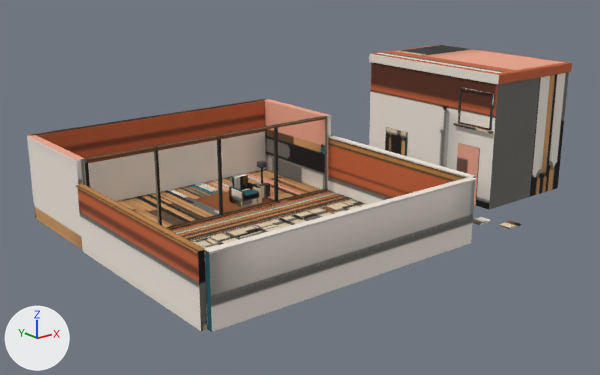
The glTF model public/models/valora-house.glb, before and after one commit.
One viewpoint serves both versions: a 50 mm camera at (-15.18, -20.5, 9.81) aimed at (2.58, 1.69, 0.93). Every picture has the same lights, and +X, +Y and +Z are marked at lower left. The older version comes first. Vertices at exactly the same position are counted once.

Names of what the first picture shows: 'valora-house'.
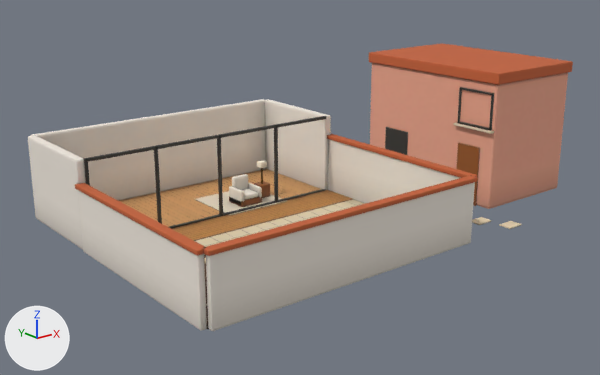
Where the change shows, as pixel boxes [x1, y1, x2, y2] in the pictures (600 x 375 px; the box of a moved part takes in the faces that stretch with it):
```json
{"object": "valora-house", "change": "reshaped", "before": [27, 45, 572, 332], "after": [28, 43, 573, 331]}
{"part": 1, "of": "me_room_floor", "change": "moved or reshaped", "before": [328, 135, 476, 178], "after": [454, 122, 494, 134]}
{"part": 2, "of": "me_room_floor", "change": "moved or reshaped", "after": [76, 183, 205, 250], "on screen": "not visible before"}
{"part": 3, "of": "me_room_floor", "change": "moved or reshaped", "before": [76, 45, 572, 254], "after": [75, 43, 573, 256]}
{"part": 4, "of": "me_room_floor", "change": "surface changed", "before": [27, 45, 564, 332], "after": [28, 73, 568, 331]}
```

The change, as JSON lines over the scene's bpy script:
```json
{"op": "add", "block": "mat_cap", "code": ["mat_cap = principled_material('cap')", "mat_cap.texture = img_valora_colour", "mat_cap.roughness = 0.9"]}
{"block": "me_room_floor", "where": "# used by ob_valora_house; location = (0.0, 0.0, 0.0)"}
{"op": "remove", "block": "me_room_floor", "code": "me_room_floor.from_pydata(...)  # 16892 vertices, 30726 faces; spans x -5.2..12.4, y -4.2..7.2, z -0.4..5.0"}
{"op": "add", "block": "me_room_floor", "code": "me_room_floor.from_pydata(...)  # 16892 vertices, 30726 faces; spans x -5.3..12.4, y -4.3..7.2, z -0.4..5.0"}
{"block": "me_room_floor", "change": "me_room_floor part 1: the loose piece of 56 vertices spanning x 5.0..5.2, y -4.0..3.0, z 2.1..2.2 is scaled about its middle by (0.685, 0.243, 1.44), then moved by (2.9, -1.0, 0.7)"}
{"block": "me_room_floor", "change": "me_room_floor part 2: the loose piece of 8 vertices spanning x -4.3..-1.6, y -2.9..-0.3, z -0.4..-0.3 is scaled about its middle by (0.00123, 0.00543, 0.255), then moved by (-2.0, 4.6, 2.6)"}
{"block": "me_room_floor", "change": "me_room_floor part 3: 484 of 16892 vertices moved; they spanned x -5.2..12.4, y -4.2..4.1, z 0.0..4.9 and now span x -5.3..12.4, y -4.3..4.1, z -0.4..5.0; mean shift (-0.3, 0.0, -0.1); largest move (-5.0, 3.0, 2.2) -> (7.1, -4.1, 0.0)"}
{"block": "me_room_floor", "change": "me_room_floor part 4: 29604 kept faces spanning x -5.3..12.3, y -4.3..7.2, z -0.4..5.0 get new texture (UV) coordinates"}
{"op": "add", "block": "me_room_floor", "code": "me_room_floor.materials.append(mat_cap)  # picture img_valora_colour"}
```
